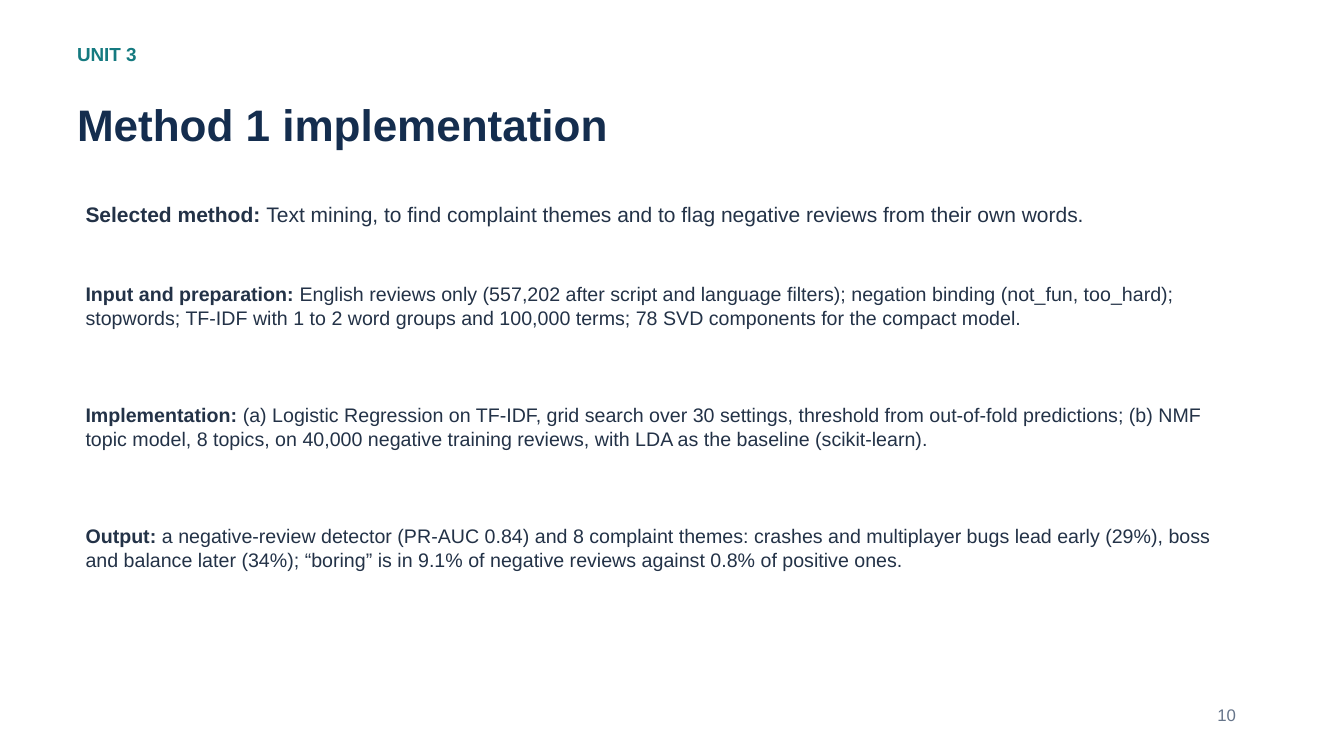
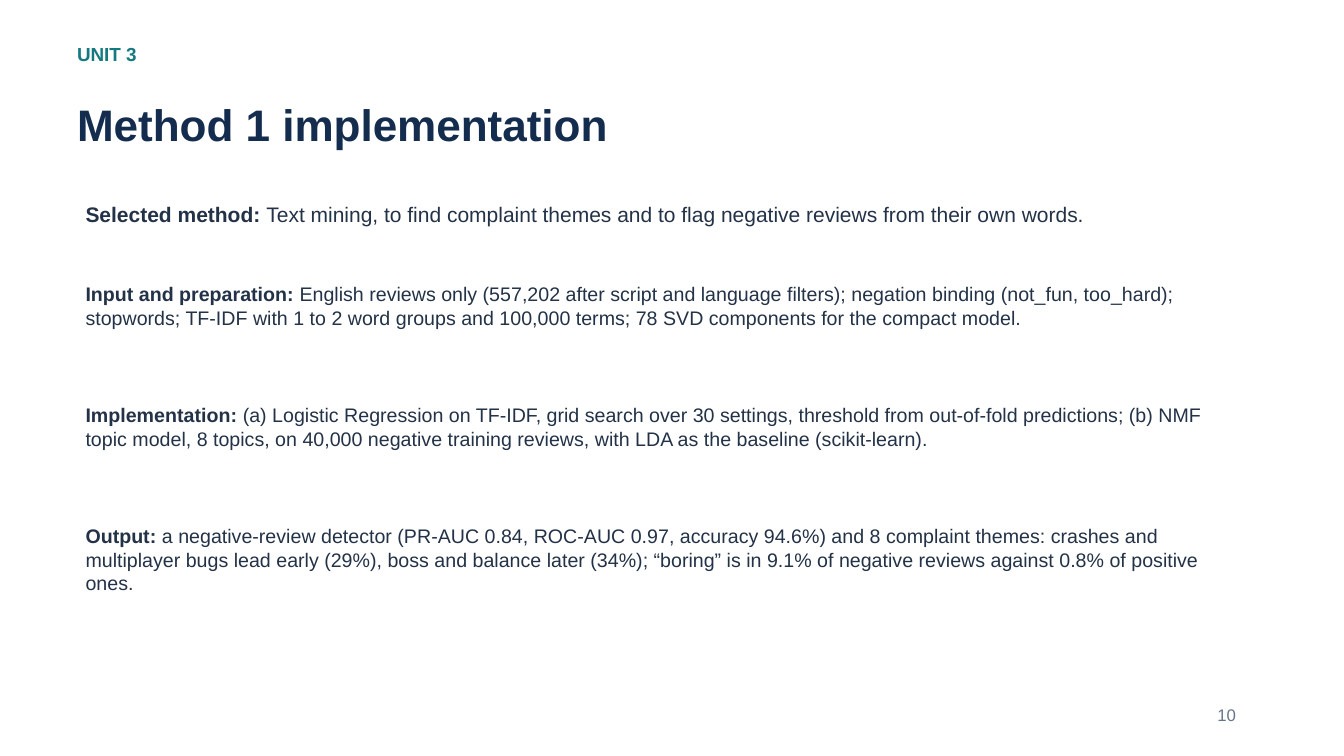
Before and after one commit to Shan713/IndieGuard, a slide deck: slide 10 of slides/review2.pptx. Drawn at 1344x756 pixels with LibreOffice and Linux fonts; fonts in the diff are those of the drawing. Boxes give left, top, right and bottom in pixels: in the first picture for what was removed or moved away, otherwise in the second. Text is boxed around its words. In the diff, an @@ line names an element or a change of style, - is before the commit and + after.

Commit message:
Review 2 slides: show ROC-AUC next to PR-AUC for the text-mining evaluation

```diff
--- a/slides/review2.pptx
+++ b/slides/review2.pptx
@@ text at [86,528,1198,590]: text changed @@
-Output: a negative-review detector (PR-AUC 0.84) and 8 complaint themes: crashes and multiplayer bugs lead early (29%), boss and balance later (34%); “boring” is in 9.1% of negative reviews against 0.8% of positive ones.
+Output: a negative-review detector (PR-AUC 0.84, ROC-AUC 0.97, accuracy 94.6%) and 8 complaint themes: crashes and multiplayer bugs lead early (29%), boss and balance later (34%); “boring” is in 9.1% of negative reviews against 0.8% of positive ones.
```
Also in this commit, not shown: 1 other slide changed.
